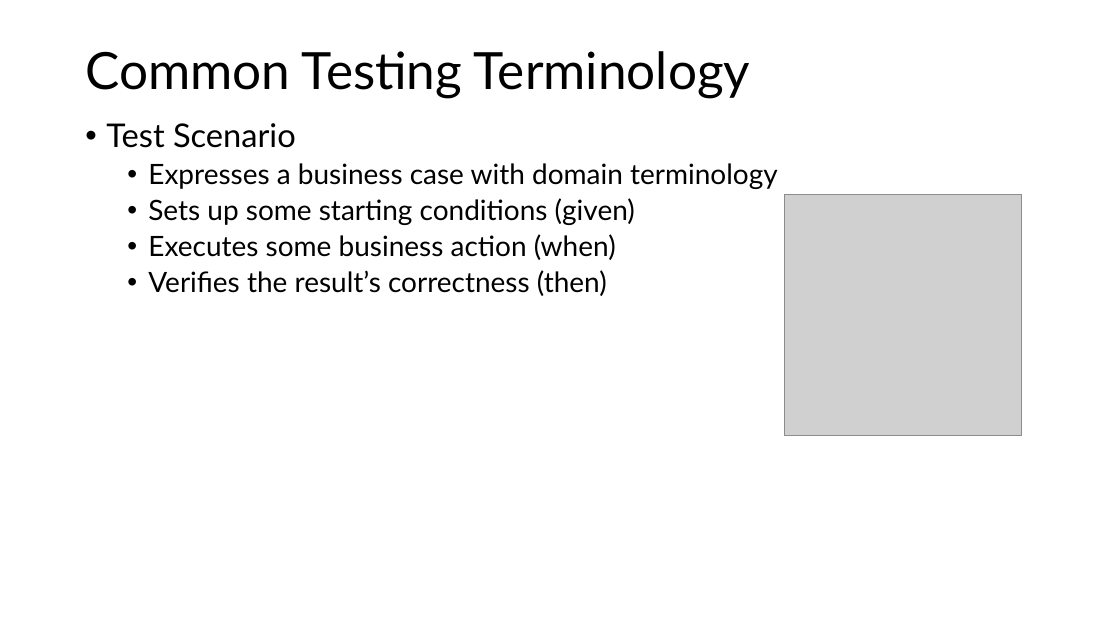
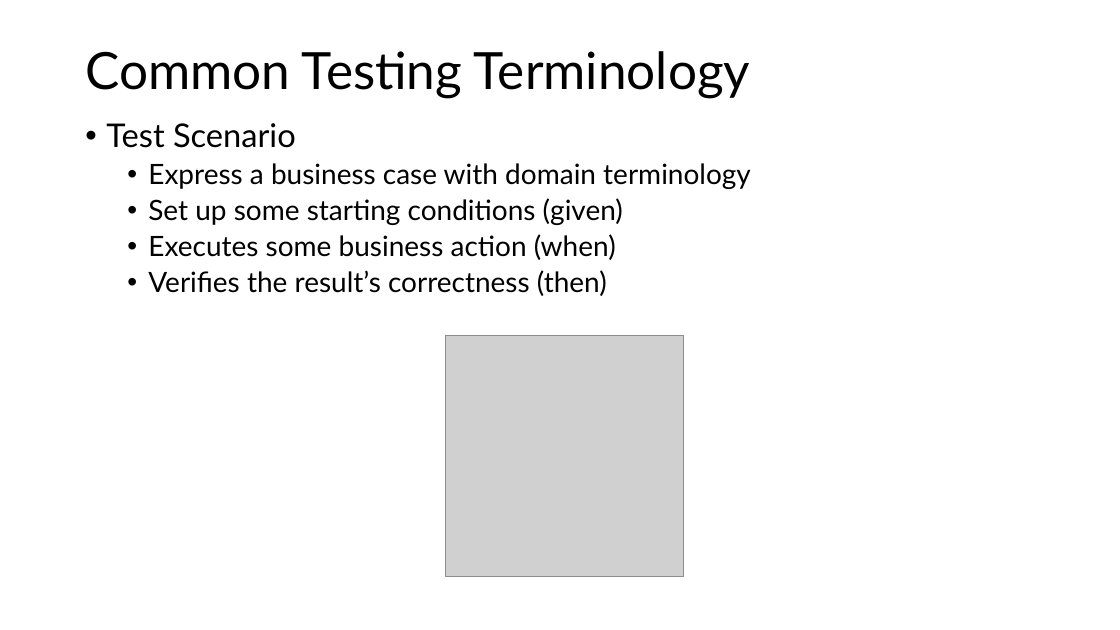
Before and after one commit to G2HJei/tdd-birthday-emails, a slide deck: slide 10 of Test-Driven Development.pptx (slide 9 before the commit). Drawn at 1120x630 pixels with LibreOffice and Linux fonts; fonts in the diff are those of the drawing; grey boxes stand for pictures. Boxes give left, top, right and bottom in pixels: in the first picture for what was removed or moved away, otherwise in the second. Text is boxed around its words. In the diff, an @@ line names an element or a change of style, - is before the commit and + after.

```diff
--- a/Test-Driven Development.pptx
+++ b/Test-Driven Development.pptx
@@ text at <box>148,163,751,225</box>: text changed @@
-  • Expresses a business case with domain terminology
-  • Sets up some starting conditions (given)
+  • Express a business case with domain terminology
+  • Set up some starting conditions (given)
@@ picture: place and size @@
-picture at <box>785,194,1022,436</box>
+picture at <box>446,335,683,577</box>
```
Also in this commit, not shown: 6 other slides changed, 5 slides added, 1 slide removed, 1 other file.
